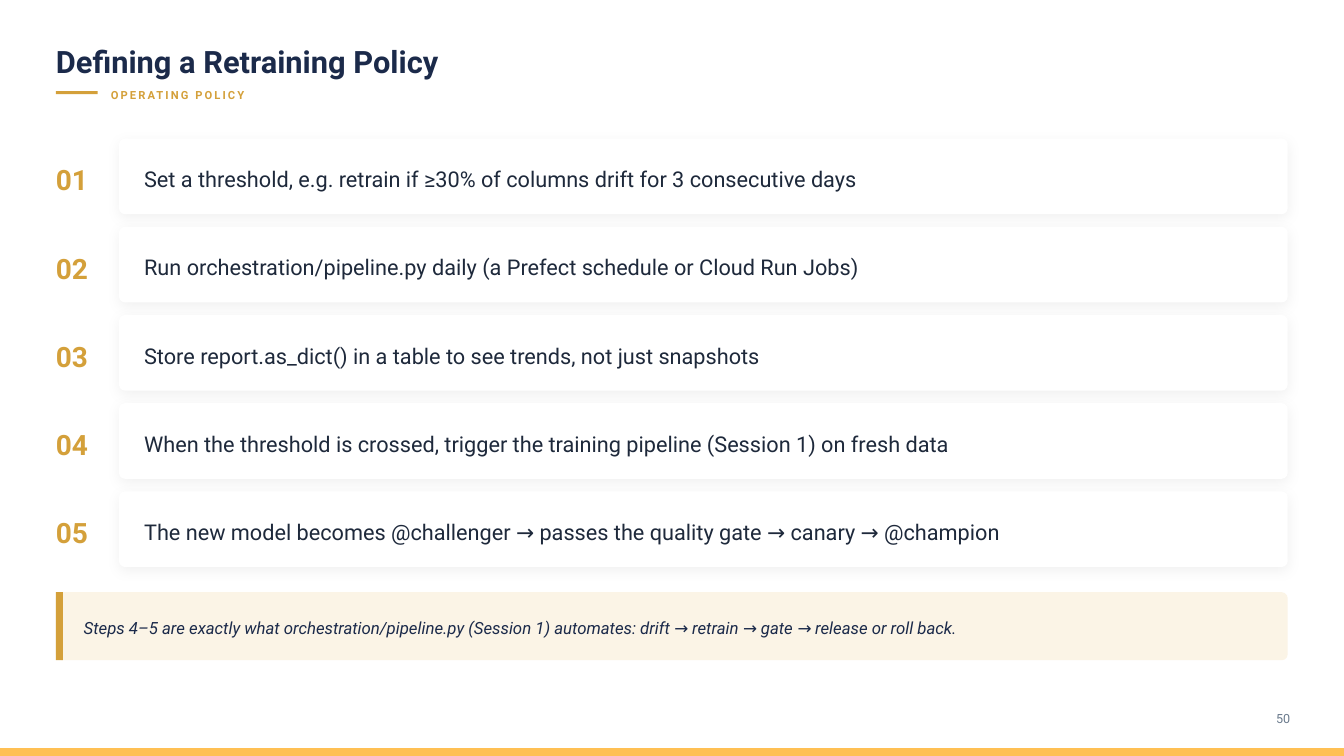
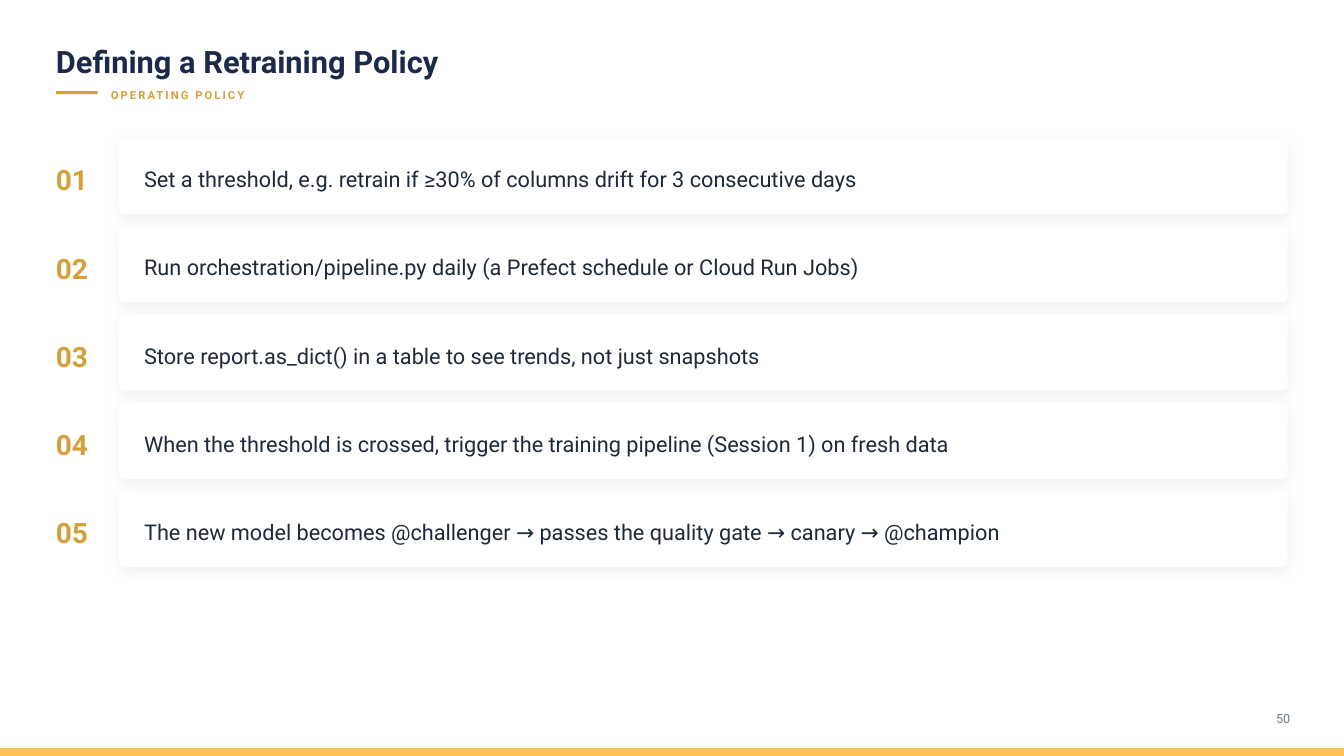
Before and after one commit to madeharta/latest-mlops-workshop, a slide deck: slide 55 of Materi MLOps Day-3.pptx (slide 46 before the commit). Drawn at 1344x756 pixels with LibreOffice and Linux fonts; fonts in the diff are those of the drawing; background and template pictures are left out. Boxes give left, top, right and bottom in pixels: in the first picture for what was removed or moved away, otherwise in the second. Text is boxed around its words. In the diff, an @@ line names an element or a change of style, - is before the commit and + after.

```diff
--- a/Materi MLOps Day-3.pptx
+++ b/Materi MLOps Day-3.pptx
@@ rounded rectangle removed at bbox=[56, 592, 1288, 660] @@
@@ rectangle removed at bbox=[56, 592, 63, 660] @@
@@ text removed at bbox=[84, 620, 956, 638] @@
-Steps 4–5 are exactly what orchestration/pipeline.py (Session 1) automates: drift → retrain → gate → release or roll back.
```
Also in this commit, not shown: 14 other slides changed, 19 slides added, 21 slides removed, 16 other files.
